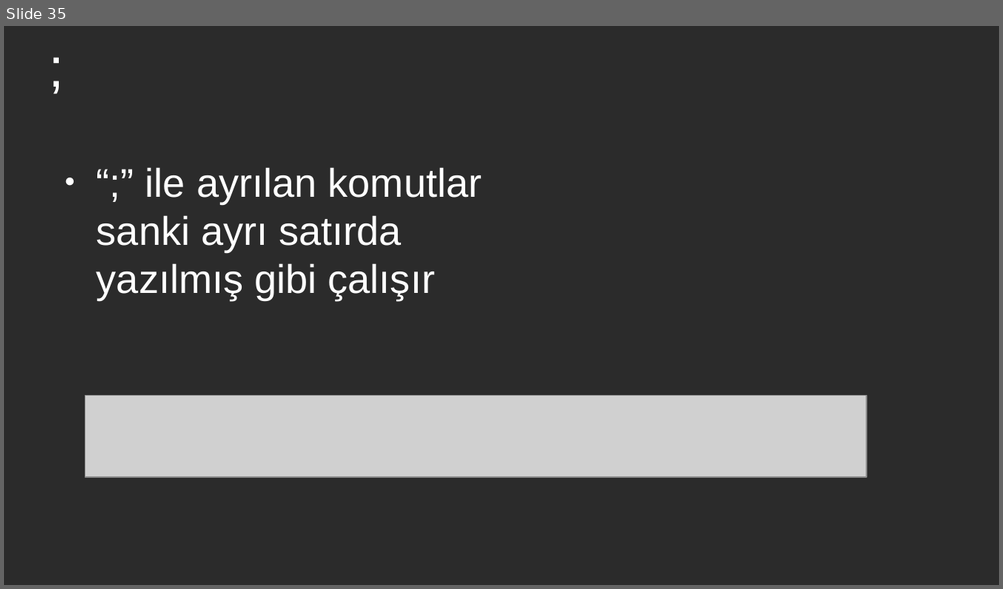
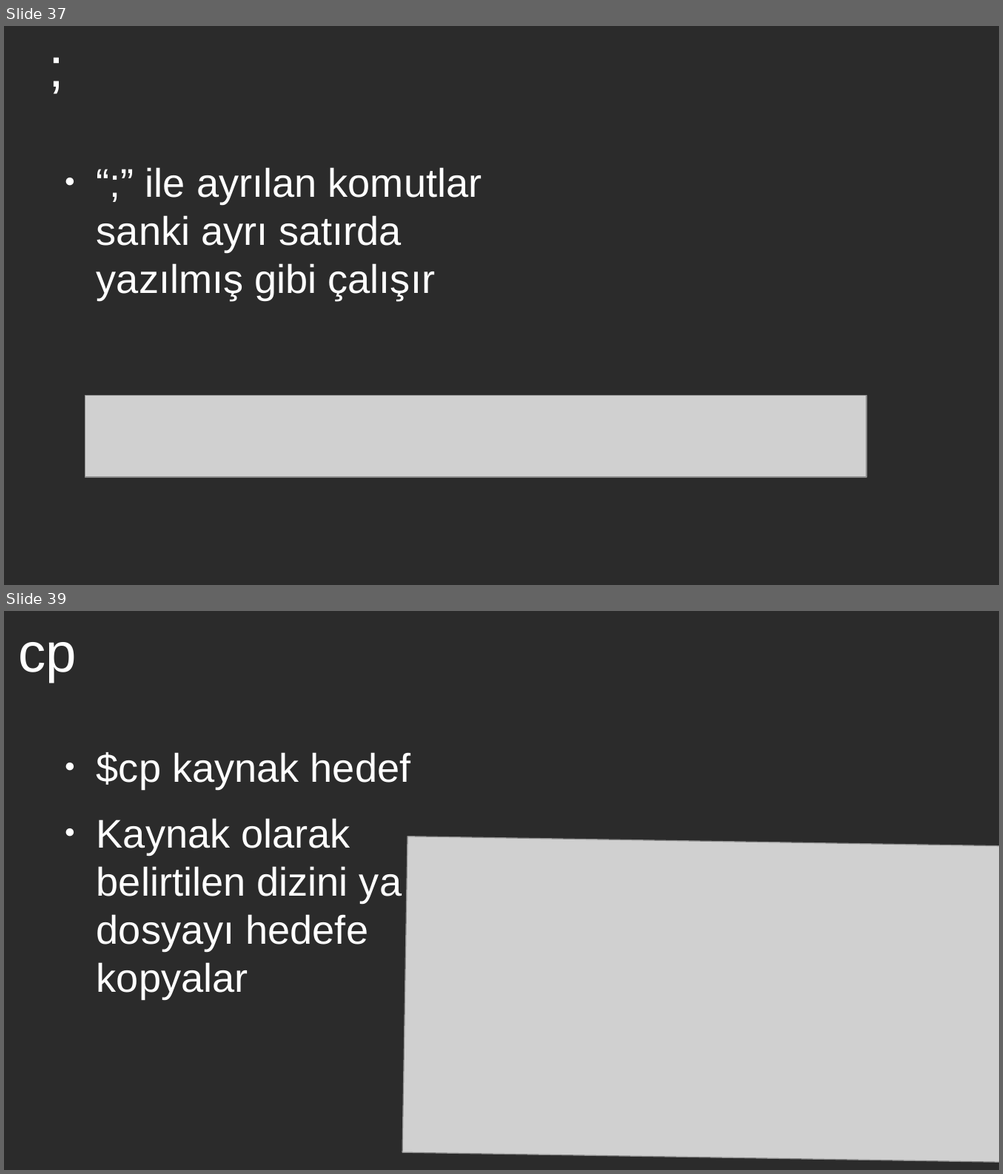
Before and after one commit to bengunur06/GNU-Linux-IEEE-CS, a slide deck: gnu-linux-2.odp. Shown one above the other, each under a label of ours: slide 35 before the commit, slides 37 and 39 after it; the slides between them are not shown. The pictures are 1003x589 and 1003x1174 pixels, drawn with LibreOffice and Linux fonts; fonts in the diff are those of the drawing; grey boxes stand for pictures; background and template pictures are left out; a plain dark background stands for a picture behind light text. Boxes give left, top, right and bottom in pixels: in the first picture for what was removed or moved away, otherwise in the second. Text is boxed around its words. In the diff, an @@ line names an element or a change of style, - is before the commit and + after.

Commit message:
new slides

```diff
--- a/gnu-linux-2.odp
+++ b/gnu-linux-2.odp
@@ slide 39 added at (4, 611, 999, 1170), background picture (left out) @@
@@ title added at (18, 642, 77, 682), 44 pt, text #FFFFFF @@
+cp
@@ text added at (96, 752, 411, 999), 32 pt, text #FFFFFF @@
+● $cp kaynak hedef
+● Kaynak olarak belirtilen dizini ya da dosyayı hedefe kopyalar
@@ picture added at (402, 837, 999, 1164) @@
@@ what was slide 35 is now slide 37 @@
```
Also in this commit, not shown: 4 other slides added, 1 slide removed, 1 other file.
